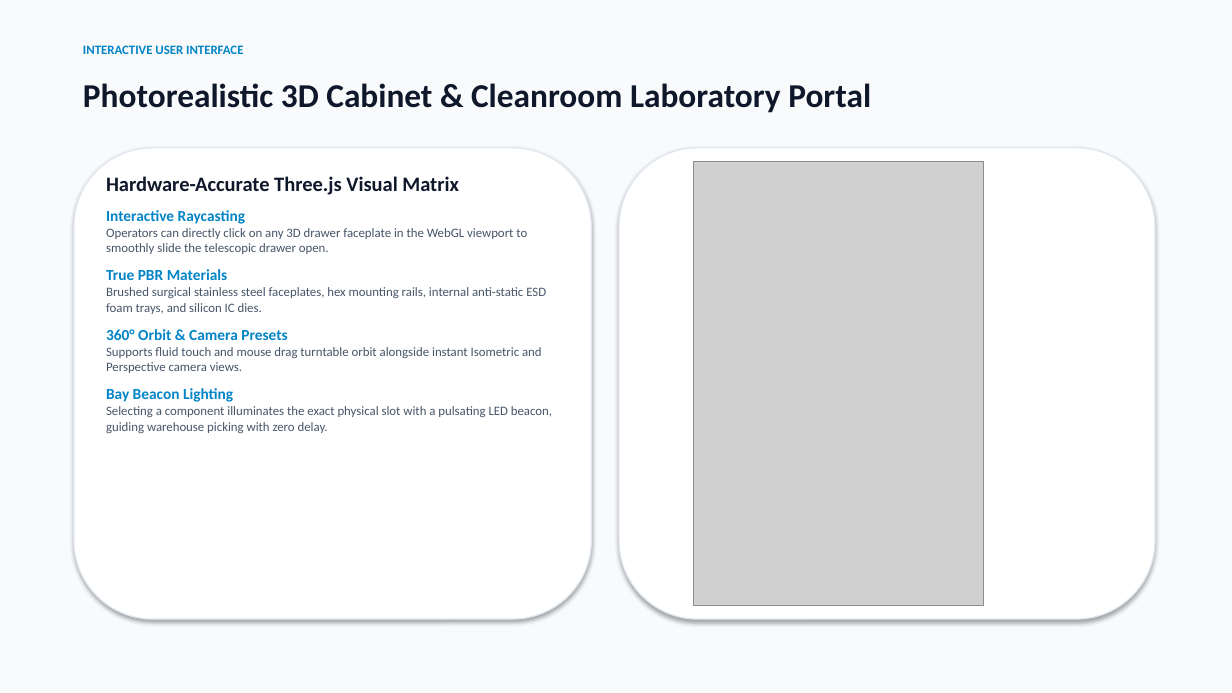
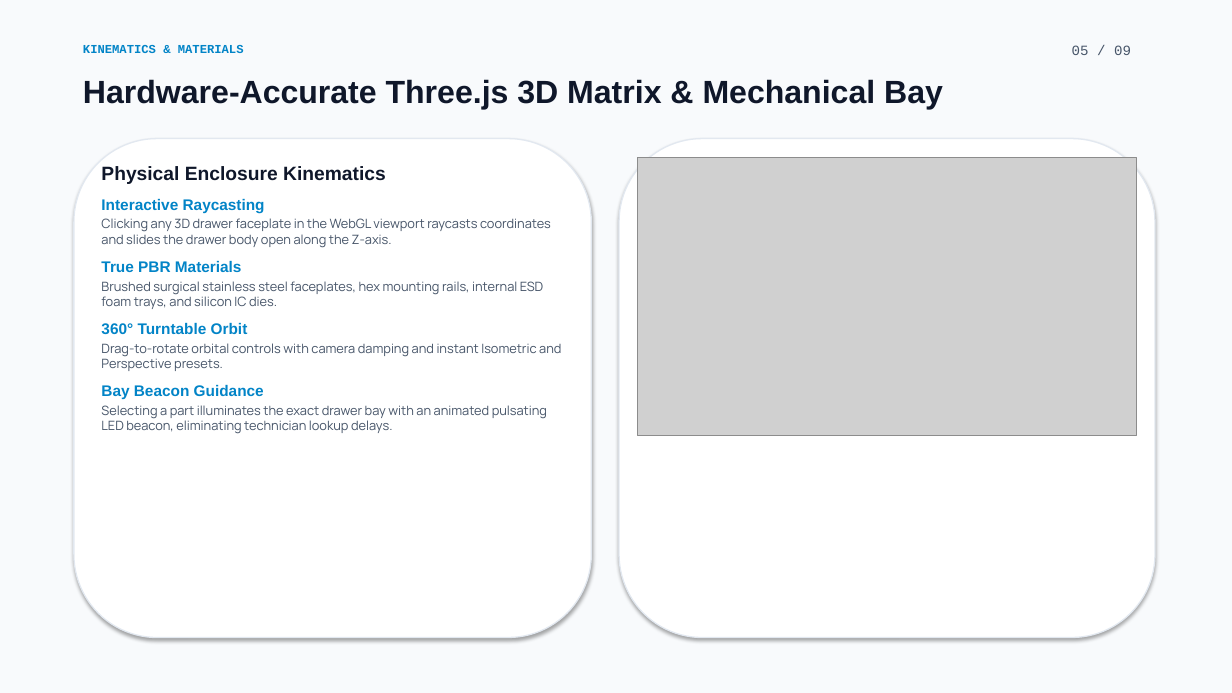
Before and after one commit to Shreyansha790/smart-component-storage, a slide deck: slide 5 of Smart_Component_Storage_Presentation.pptx. Drawn at 1232x693 pixels with LibreOffice and Linux fonts; fonts in the diff are those of the drawing; grey boxes stand for pictures. Boxes give left, top, right and bottom in pixels: in the first picture for what was removed or moved away, otherwise in the second. Text is boxed around its words. In the diff, an @@ line names an element or a change of style, - is before the commit and + after.

Commit message:
feat: upgrade PowerPoint presentation with Syne/Outfit fonts and photorealistic cleanroom studio imagery

```diff
--- a/Smart_Component_Storage_Presentation.pptx
+++ b/Smart_Component_Storage_Presentation.pptx
@@ text at bbox=[83, 45, 244, 53]: text changed; size 10 to 9.5 pt; font Calibri to Courier New @@
-INTERACTIVE USER INTERFACE
+KINEMATICS & MATERIALS
@@ text added at bbox=[1072, 45, 1131, 55], 11 pt, text #475569 @@
+05 / 09
@@ text at bbox=[83, 79, 943, 109]: text changed; size 26 to 25 pt; font Calibri to Arial @@
-Photorealistic 3D Cabinet & Cleanroom Laboratory Portal
+Hardware-Accurate Three.js 3D Matrix & Mechanical Bay
@@ rounded rectangle: place and size @@
-rounded rectangle at bbox=[74, 148, 592, 619]
+rounded rectangle at bbox=[74, 139, 592, 638]
@@ rounded rectangle: place and size @@
-rounded rectangle at bbox=[619, 148, 1155, 619]
+rounded rectangle at bbox=[619, 139, 1155, 638]
@@ text "Physical Enclosure Kinematics": place and size @@
-text "Physical Enclosure Kinematics" at bbox=[106, 176, 552, 433]
+text "Physical Enclosure Kinematics" at bbox=[101, 166, 561, 434]
@@ text at bbox=[101, 166, 386, 184]: text changed; size 16 to 15 pt; font Calibri to Arial @@
-Hardware-Accurate Three.js Visual Matrix
+Physical Enclosure Kinematics
@@ picture added at bbox=[638, 157, 1137, 435] @@
@@ picture removed at bbox=[693, 162, 983, 605] @@
@@ text at bbox=[101, 199, 265, 272]: font Calibri to Arial in "Interactive Raycasting", "True PBR Materials" @@
@@ text at bbox=[101, 218, 551, 248]: text changed; font Calibri to Manrope @@
-Operators can directly click on any 3D drawer faceplate in the WebGL viewport to smoothly slide the telescopic drawer open.
+Clicking any 3D drawer faceplate in the WebGL viewport raycasts coordinates and slides the drawer body open along the Z-axis.
@@ text at bbox=[101, 281, 561, 434]: text changed; font Calibri to Manrope @@
-Brushed surgical stainless steel faceplates, hex mounting rails, internal anti-static ESD foam trays, and silicon IC dies.
-360° Orbit & Camera Presets
-Supports fluid touch and mouse drag turntable orbit alongside instant Isometric and Perspective camera views.
-Bay Beacon Lighting
-Selecting a component illuminates the exact physical slot with a pulsating LED beacon, guiding warehouse picking with zero delay.
+Brushed surgical stainless steel faceplates, hex mounting rails, internal ESD foam trays, and silicon IC dies.
+360° Turntable Orbit
+Drag-to-rotate orbital controls with camera damping and instant Isometric and Perspective presets.
+Bay Beacon Guidance
+Selecting a part illuminates the exact drawer bay with an animated pulsating LED beacon, eliminating technician lookup delays.
```
Also in this commit, not shown: 5 other slides changed, 3 slides added, 3 slides removed.
